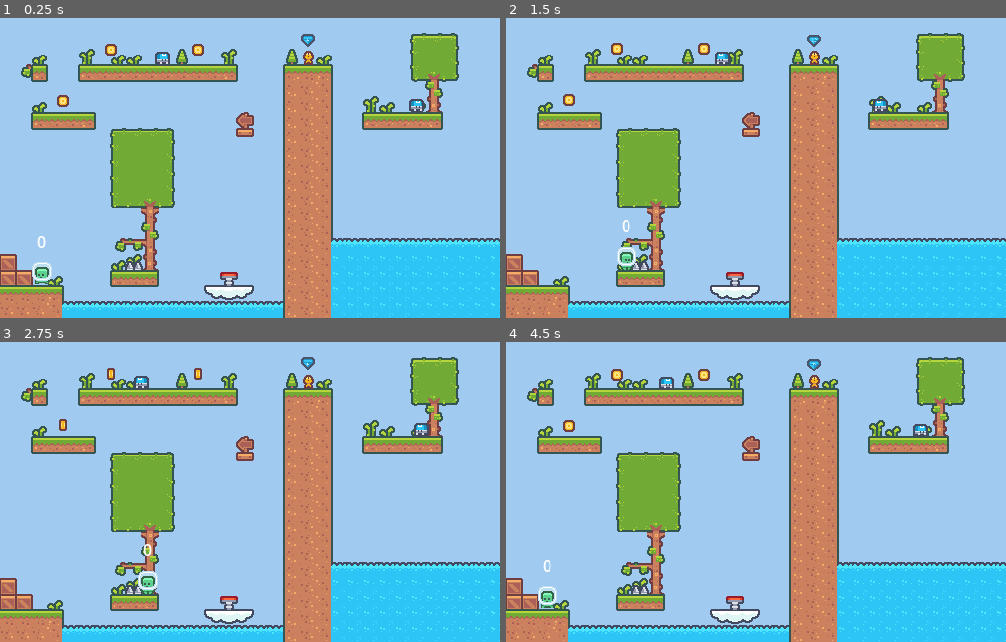
Above: before the commit, frames 1-4 (two rows, left to right).
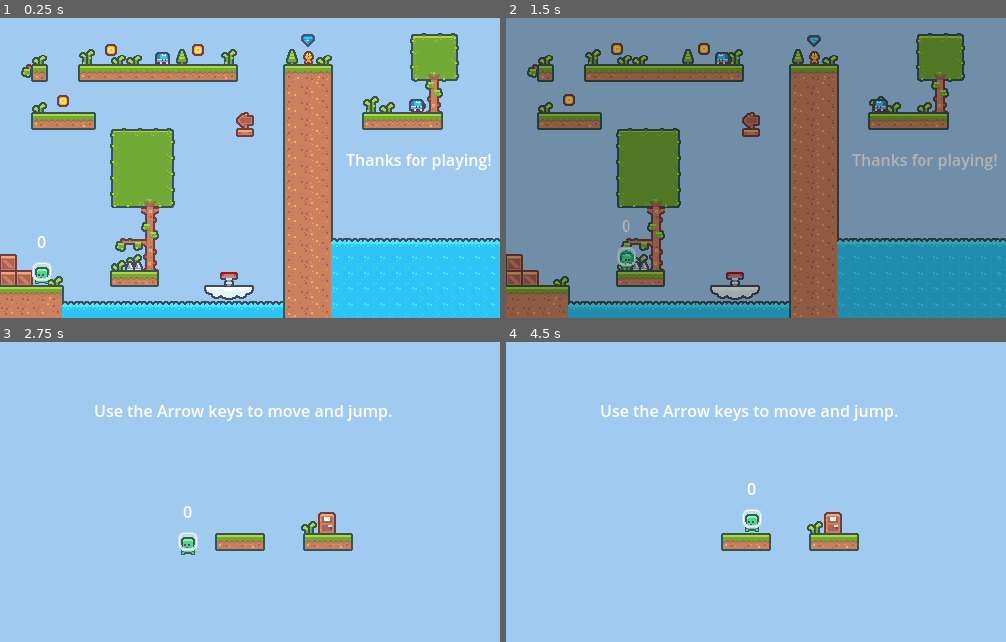
Above: after the commit, the same moments.

Repository: Vex41/Pixelplatformer
Game: Godot game, scene res://Scenes/levels/level_10.tscn
Same seed, same stepped clock (60 frames per second), same inputs: the game is played once before the commit and once after it. This scene is started directly instead of the project's main scene. Sound files missing from this copy of the repository are replaced by a short silence.
Inputs:
- Up to frame 1 (0.25 s): no input
- Up to frame 2 (1.5 s): hold Right (Right) from 0.53 s (still down); tap Up (Up) at 0.77 s
- Up to frame 3 (2.75 s): tap Up (Up) at 1.52 s; release Right (Right) at 2.03 s; hold Left (Left) from 2.03 s (still down)
- Up to frame 4 (4.5 s): release Left (Left) at 2.78 s; hold Right (Right) 2.78-4.28 s; tap Up (Up) at 3.02, 3.77 s; hold Left (Left) from 4.28 s (still down)

The runs differ from the first frame. In frame 1, 0.5% of the frame differs, in the area x 69-99%, y 45-51%; in frame 2, 100%, in the area x 0-100%, y 0-100%; in frame 3, 36%; in frame 4, 37%.

Commit message:
reupload

Diff:
--- a/Pixel Platformer/Scenes/Player/Player.gd
+++ b/Pixel Platformer/Scenes/Player/Player.gd
@@ -80,15 +80,8 @@
 func _on_coin_area_entered(_area):
 	global.add_coin()
 
-func _on_diamond_area_entered(area):
+func _on_diamond_area_entered(_area):
 	global.add_diamond()
 
-func _on_spring_area_entered(area):
+func _on_spring_area_entered(_area):
 	velocity.y = SpringJump
-
-func _on_ladder_area_entered(area):
-	gravity = 0
-	print("ladder")
-
-func _on_ladder_area_exited(area):
-	gravity = 980
--- a/Pixel Platformer/Scenes/Player/Player.tscn
+++ b/Pixel Platformer/Scenes/Player/Player.tscn
@@ -97,8 +97,6 @@
 radius = 2.0
 height = 18.0
 
-[sub_resource type="RectangleShape2D" id="RectangleShape2D_s3w6s"]
-
 [sub_resource type="Animation" id="Animation_ai0y5"]
 length = 0.001
 tracks/0/type = "value"
@@ -257,13 +255,6 @@
 position = Vector2(0, 10)
 rotation = 1.5708
 shape = SubResource("CapsuleShape2D_ypk28")
-
-[node name="ladder" type="Area2D" parent="Node2D"]
-collision_layer = 512
-collision_mask = 512
-
-[node name="CollisionShape2D" type="CollisionShape2D" parent="Node2D/ladder"]
-shape = SubResource("RectangleShape2D_s3w6s")
 
 [node name="Timer" type="Timer" parent="."]
 
@@ -297,7 +288,5 @@
 [connection signal="area_entered" from="Node2D/Enemy" to="." method="_on_enemy_area_entered"]
 [connection signal="area_entered" from="Node2D/Diamond" to="." method="_on_diamond_area_entered"]
 [connection signal="area_entered" from="Node2D/Spring" to="." method="_on_spring_area_entered"]
-[connection signal="area_entered" from="Node2D/ladder" to="." method="_on_ladder_area_entered"]
-[connection signal="area_exited" from="Node2D/ladder" to="." method="_on_ladder_area_exited"]
 [connection signal="timeout" from="Timer" to="." method="_on_timer_timeout"]
 [connection signal="timeout" from="Timer2" to="." method="_on_timer_2_timeout"]
--- a/Pixel Platformer/Scenes/enemys/spike.tscn
+++ b/Pixel Platformer/Scenes/enemys/spike.tscn
@@ -8,7 +8,7 @@
 
 [sub_resource type="CapsuleShape2D" id="CapsuleShape2D_lj58b"]
 radius = 4.0
-height = 16.0
+height = 20.0
 
 [node name="Spike" type="StaticBody2D"]
 
--- a/Pixel Platformer/Scenes/levels/level_10.tscn
+++ b/Pixel Platformer/Scenes/levels/level_10.tscn
@@ -218,3 +218,10 @@
 
 [node name="coin3" parent="." instance=ExtResource("9_fmfcu")]
 position = Vector2(112.463, 34.448)
+
+[node name="Label" type="Label" parent="."]
+offset_left = 350.559
+offset_top = 131.713
+offset_right = 497.559
+offset_bottom = 157.713
+text = "Thanks for playing!"
Not shown: 1 places in Pixel Platformer/Scenes/Player/Player.tscn that only renumber resources
